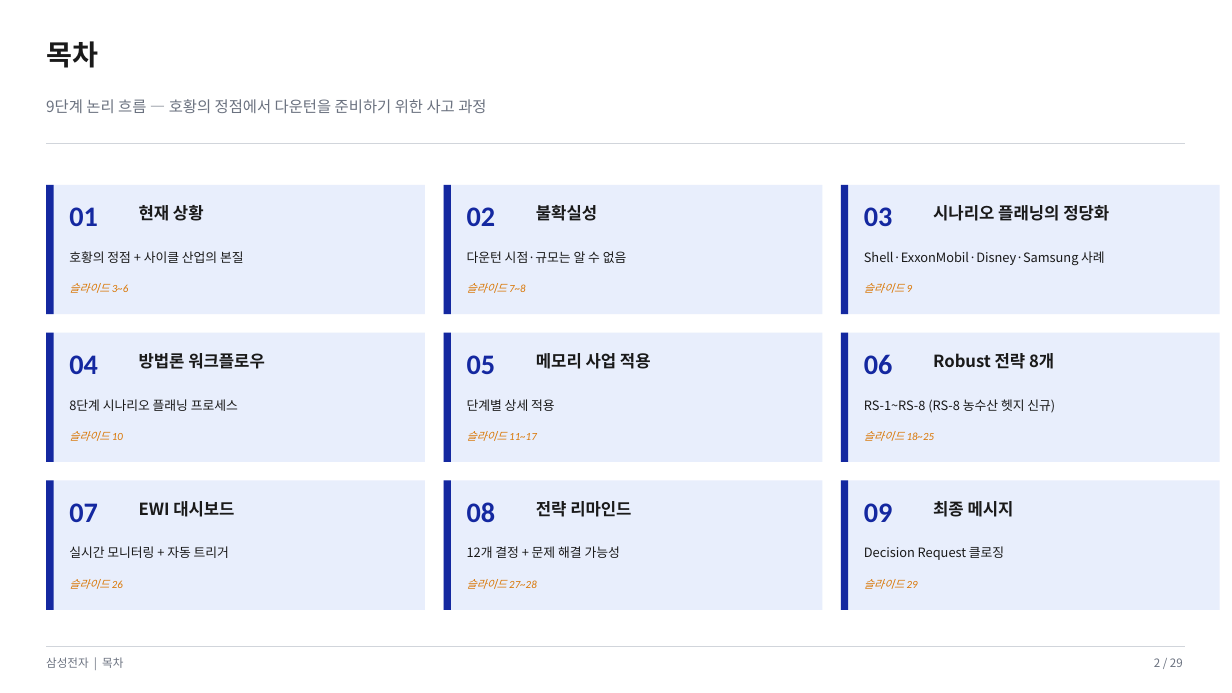
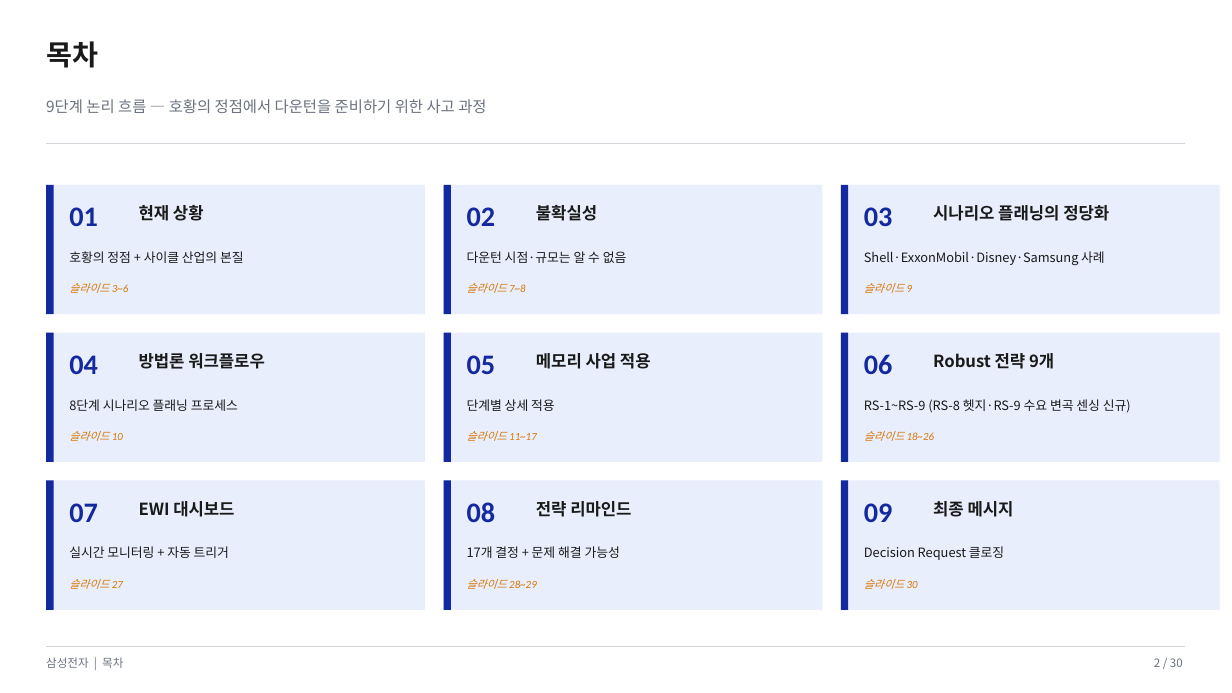
Before and after one commit to k31001/action-learning, a slide deck: slide 2 of outputs/presentation/samsung-memory-scenario-planning.pptx. Drawn at 1232x693 pixels with LibreOffice and Linux fonts; fonts in the diff are those of the drawing. Boxes give left, top, right and bottom in pixels: in the first picture for what was removed or moved away, otherwise in the second. Text is boxed around its words. In the diff, an @@ line names an element or a change of style, - is before the commit and + after.

```diff
--- a/outputs/presentation/samsung-memory-scenario-planning.pptx
+++ b/outputs/presentation/samsung-memory-scenario-planning.pptx
@@ text at box(933, 353, 1054, 369): text changed @@
-Robust 전략 8개
+Robust 전략 9개
@@ text at box(864, 399, 1131, 413): text changed @@
-RS-1~RS-8 (RS-8 농수산 헷지 신규)
+RS-1~RS-9 (RS-8 헷지·RS-9 수요 변곡 센싱 신규)
@@ text at box(467, 546, 620, 558): text changed @@
-12개 결정 + 문제 해결 가능성
+17개 결정 + 문제 해결 가능성
@@ text at box(69, 579, 123, 589): text changed @@
-슬라이드 26
+슬라이드 27
@@ text at box(467, 579, 537, 589): text changed @@
-슬라이드 27~28
+슬라이드 28~29
@@ text at box(864, 579, 918, 589): text changed @@
-슬라이드 29
+슬라이드 30
@@ text at box(1154, 658, 1183, 667): text changed @@
-2 / 29
+2 / 30
```
Also in this commit, not shown: 27 other slides changed, 1 slide added, 5 other files.
